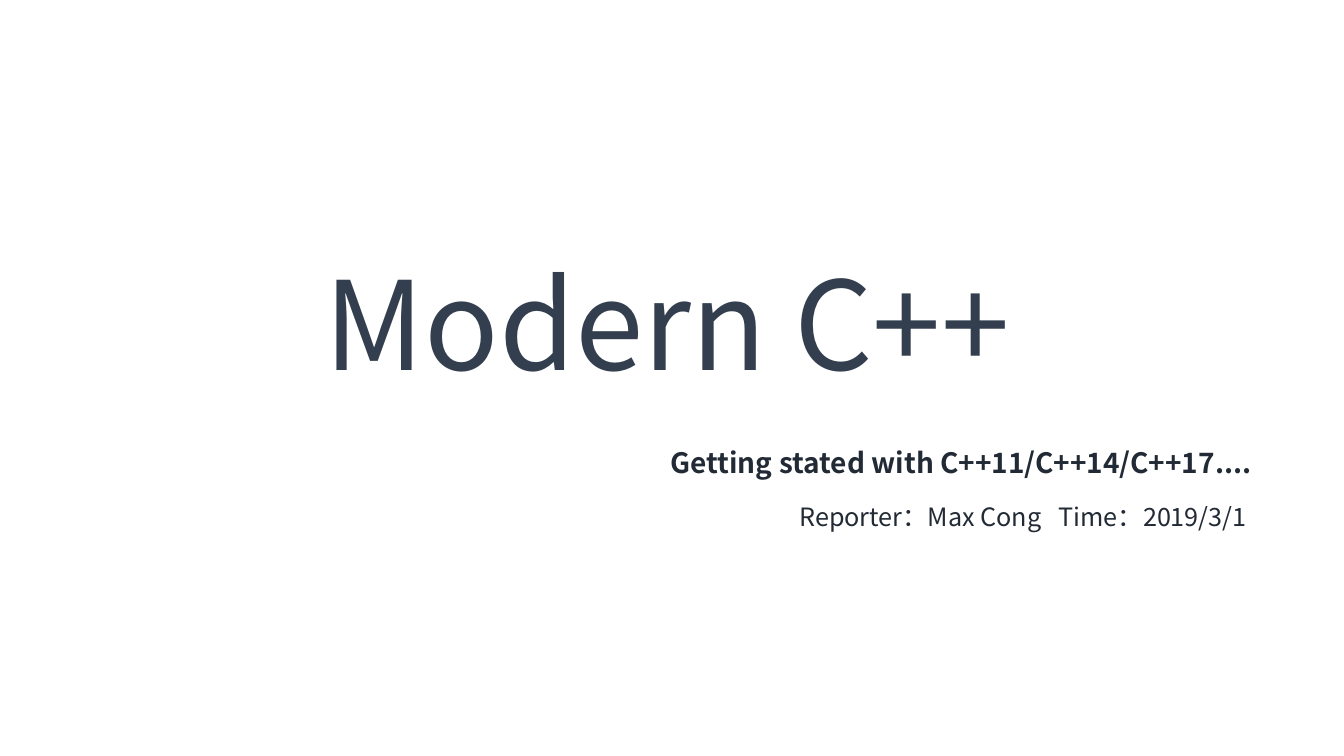
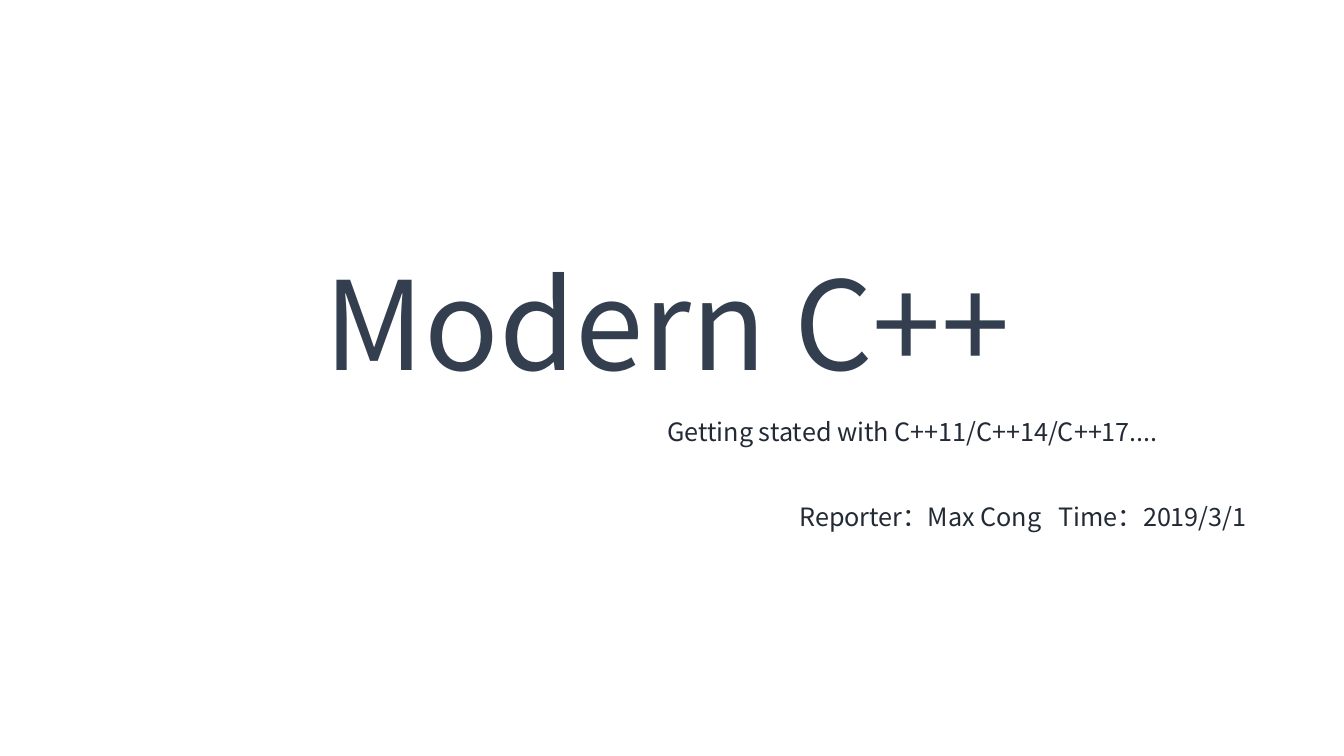
Before and after one commit to max4sharing/modern_cpp, a slide deck: slide 1 of C++11.pptx. Drawn at 1344x756 pixels with LibreOffice and Linux fonts; fonts in the diff are those of the drawing; background and template pictures are left out. Boxes give left, top, right and bottom in pixels: in the first picture for what was removed or moved away, otherwise in the second. Text is boxed around its words. In the diff, an @@ line names an element or a change of style, - is before the commit and + after.

```diff
--- a/C++11.pptx
+++ b/C++11.pptx
@@ text "Getting stated with C++11/C++14/C++17....": place and size @@
-text "Getting stated with C++11/C++14/C++17...." at (670,450,1251,480)
+text "Getting stated with C++11/C++14/C++17...." at (667,421,1158,447)
@@ text "Getting stated with C++11/C++14/C++17...." at (667,421,1158,447): size 20 to 18 pt, bold off @@
```
Also in this commit, not shown: 5 slides added, 1 slide removed.
